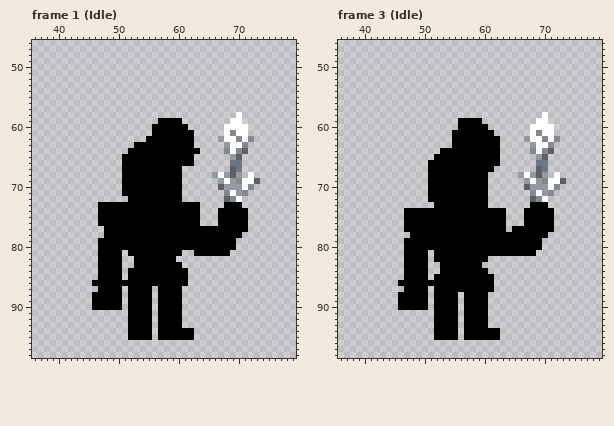
Edited in one commit: pixel-art file (Assets/Sprites/Units/Character/knight.aseprite). Above: the version before the commit.
120x120 pixels, 47 frames. Shown: frame 1 (Idle): x 36..79, y 46..98; frame 3 (Idle): x 36..79, y 46..98. The commit also changed other frames, which this record leaves out.
The same view after the edit:
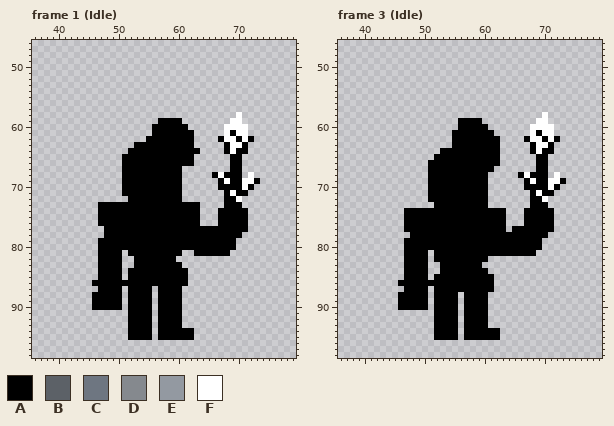
Palette (. is transparent): A #000000  B #5c6167  C #6e7681  D #85898e  E #9399a1  F #ffffff
Changes in this commit:
--- frame 1 (Idle), layer "light"
@@ x 64..75 @@
 60 ....FFFF....
-61 ....FDFF....
-62 ...EFFDFD...
-63 ....EFFD....
-64 ....DFDB....
-65 .....EB.....
-66 .....CC.....
-67 .....BC.....
-68 ..EFEBE.F...
-69 ...EFEDFFB..
-70 ...BEEEFD...
-71 ....DFED....
-72 ....BDF.....
+61 ....FAFF....
+62 ...AFFAFA...
+63 ....AFFA....
+64 ....AFAA....
+65 .....AA.....
+66 .....AA.....
+67 .....AA.....
+68 ..AFAAA.F...
+69 ...AFAAFFA..
+70 ...AAAAFA...
+71 ....AFAA....
+72 ....AAF.....
 73 ....AAA.....
--- frame 3 (Idle), layer "light": the same change as frame 1 (Idle)
